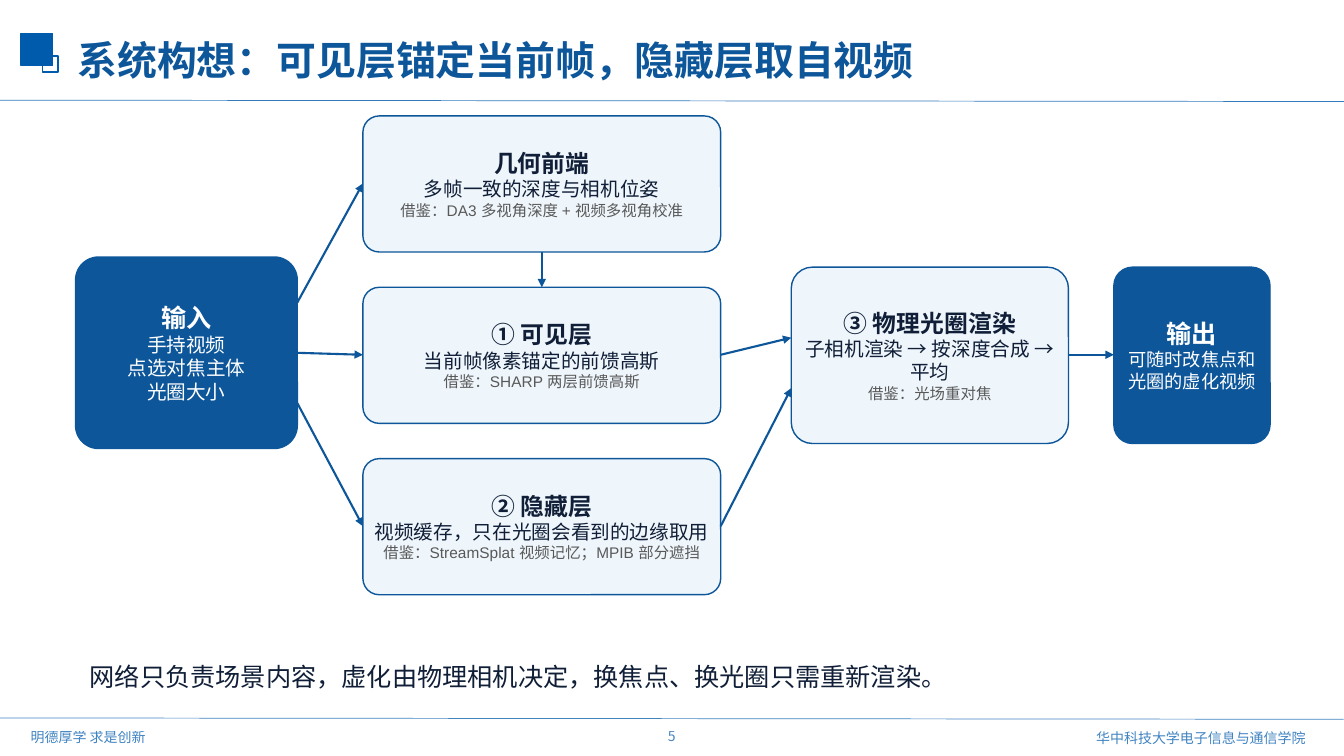
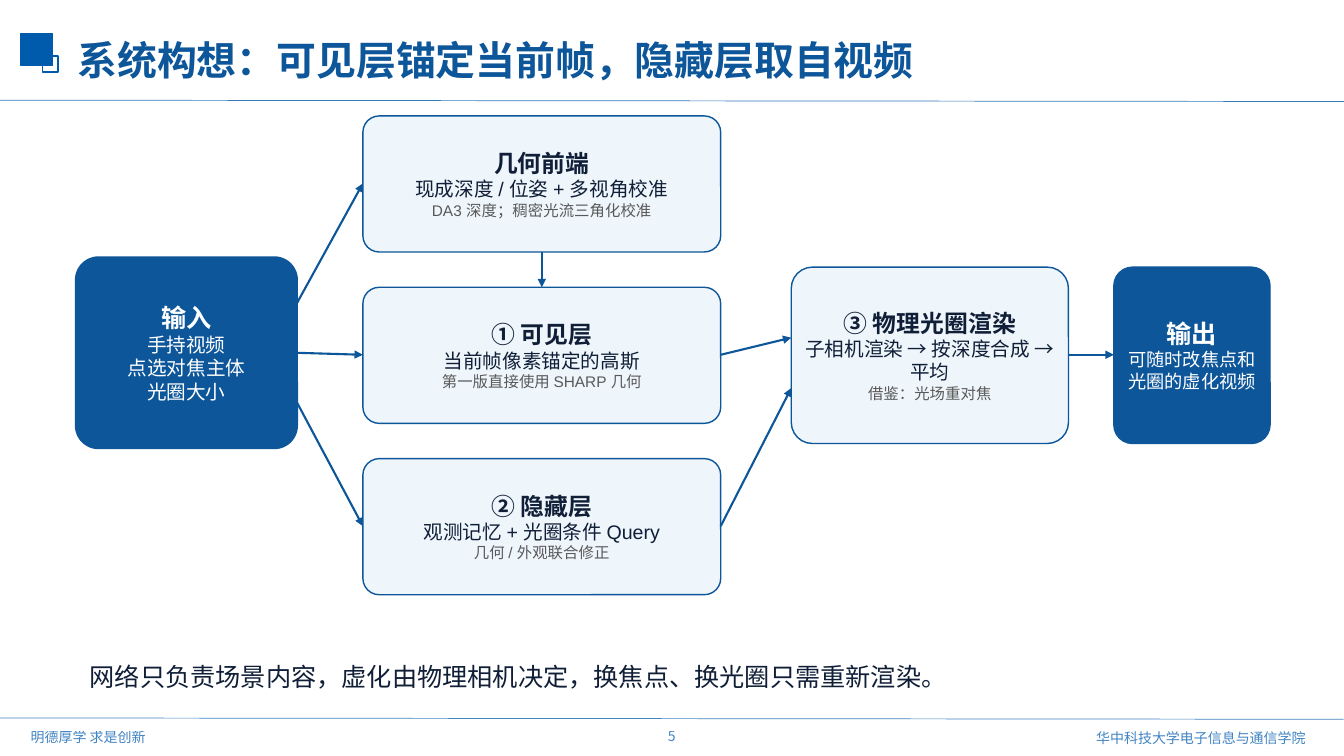
Before and after one commit to mengmcy1/OPPO-depth-guided-video-bokeh, a slide deck: slide 5 of 汇报/2026-11-11_前馈视频虚化思路与验证/前馈视频虚化思路与验证_1111.pptx. Drawn at 1344x756 pixels with LibreOffice and Linux fonts; fonts in the diff are those of the drawing; background and template pictures are left out. Boxes give left, top, right and bottom in pixels: in the first picture for what was removed or moved away, otherwise in the second. Text is boxed around its words. In the diff, an @@ line names an element or a change of style, - is before the commit and + after.

```diff
--- a/汇报/2026-11-11_前馈视频虚化思路与验证/前馈视频虚化思路与验证_1111.pptx
+++ b/汇报/2026-11-11_前馈视频虚化思路与验证/前馈视频虚化思路与验证_1111.pptx
@@ text in rounded rectangle at [415,179,668,218]: text changed @@
-多帧一致的深度与相机位姿
-借鉴：DA3 多视角深度 + 视频多视角校准
+现成深度 / 位姿 + 多视角校准
+DA3 深度；稠密光流三角化校准
@@ text in rounded rectangle at [442,351,642,388]: text changed @@
-当前帧像素锚定的前馈高斯
-借鉴：SHARP 两层前馈高斯
+当前帧像素锚定的高斯
+第一版直接使用 SHARP 几何
@@ text in rounded rectangle at [424,522,660,559]: text changed; size 11 to 14 pt; text colour #595959 to #101F37 @@
-视频缓存，只在光圈会看到的边缘取用
-借鉴：StreamSplat 视频记忆；MPIB 部分遮挡
+观测记忆 + 光圈条件 Query
+几何 / 外观联合修正
```
Also in this commit, not shown: 3 other slides changed, 4 slides added, 1 slide removed, 7 other files.
